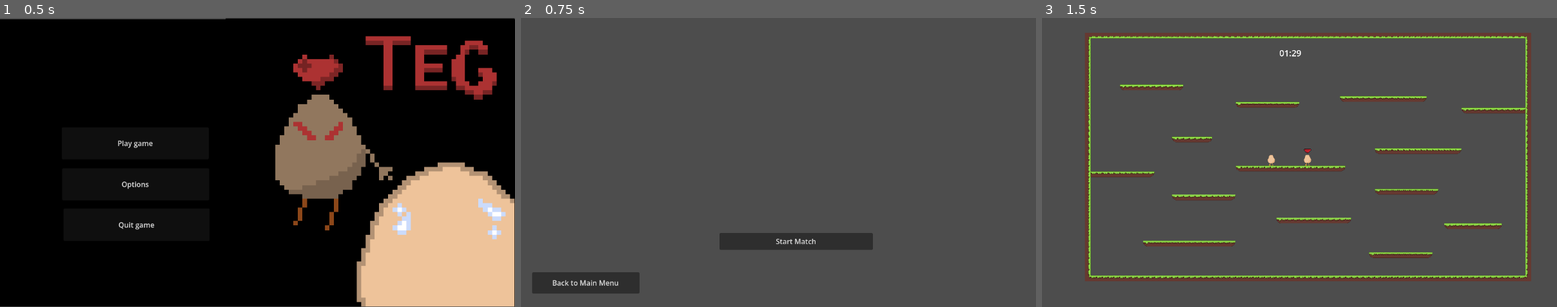
Above: before the commit, frames 1-3 (left to right).
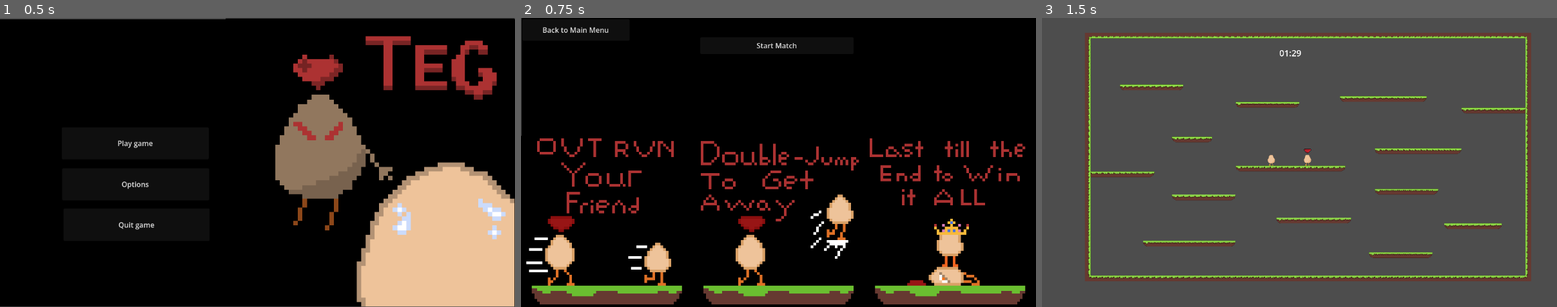
Above: after the commit, the same moments.

Repository: Joseph-R-21139/Teg
Game: Godot game, scene res://Scenes/main_menu.tscn
The game is run twice, just before and just after one commit, with the same random seed, the same clock (stepped at 60 frames per second) and the same inputs.
Inputs:
- Up to frame 1 (0.5 s): no input
- Up to frame 2 (0.75 s): click "Play game" at 0.5 s
- Up to frame 3 (1.5 s): click "Start Match" at 1.25 s

Frame 1 is identical in both runs. In frame 2, 100% of the frame differs, in the area x 0-100%, y 0-100%; in frame 3, nothing differs.

Commit message:
More Visuals added
added new visuals and directions for the game

Diff:
--- a/Scenes/get_ready_screen.tscn
+++ b/Scenes/get_ready_screen.tscn
@@ -1,6 +1,16 @@
 [gd_scene format=3 uid="uid://dc7mfhed4fudo"]
 
 [ext_resource type="Script" uid="uid://c4e8ljwde8e1s" path="res://Scripts/main_menu_buttons.gd" id="1_xjky5"]
+[ext_resource type="Texture2D" uid="uid://bynf58bh1onfo" path="res://Sprites/info_1.png" id="2_joehx"]
+[ext_resource type="Texture2D" uid="uid://b8al27ri83sg4" path="res://Sprites/info_2.png" id="3_m3cuy"]
+[ext_resource type="Texture2D" uid="uid://r0kycwwnbkkh" path="res://Sprites/info_3.png" id="4_fg0kq"]
+
+[sub_resource type="Gradient" id="Gradient_rpnty"]
+
+[sub_resource type="GradientTexture1D" id="GradientTexture1D_uvk7i"]
+gradient = SubResource("Gradient_rpnty")
+
+[sub_resource type="SpriteFrames" id="SpriteFrames_joehx"]
 
 [node name="get_ready_screen" type="Node2D" unique_id=6024457]
 
@@ -8,18 +18,48 @@
 script = ExtResource("1_xjky5")
 
 [node name="start_match" type="Button" parent="BUTTONS" unique_id=1233750812]
-offset_left = 444.0
-offset_top = 482.0
-offset_right = 787.0
-offset_bottom = 520.0
+offset_left = 401.0
+offset_top = 43.0
+offset_right = 744.0
+offset_bottom = 81.0
 text = "Start Match"
 
 [node name="back_to_main" type="Button" parent="BUTTONS" unique_id=2006425807]
-offset_left = 25.0
-offset_top = 570.0
-offset_right = 265.0
-offset_bottom = 618.0
+offset_left = 3.0
+offset_top = 3.0
+offset_right = 243.0
+offset_bottom = 51.0
 text = "Back to Main Menu"
+
+[node name="VISUALS" type="Node2D" parent="." unique_id=372624425]
+
+[node name="Info1" type="Sprite2D" parent="VISUALS" unique_id=2019634376]
+texture_filter = 1
+position = Vector2(192, 456)
+scale = Vector2(6, 6)
+texture = ExtResource("2_joehx")
+
+[node name="Info2" type="Sprite2D" parent="VISUALS" unique_id=211024879]
+texture_filter = 1
+position = Vector2(576, 456)
+scale = Vector2(6, 6)
+texture = ExtResource("3_m3cuy")
+
+[node name="Info3" type="Sprite2D" parent="VISUALS" unique_id=1321160077]
+texture_filter = 1
+position = Vector2(960, 456.00003)
+scale = Vector2(6, 6)
+texture = ExtResource("4_fg0kq")
+
+[node name="backdrop" type="Sprite2D" parent="VISUALS" unique_id=475795646]
+modulate = Color(0, 0, 0, 1)
+z_index = -2
+position = Vector2(577, 323.75)
+scale = Vector2(4.5, 648.5)
+texture = SubResource("GradientTexture1D_uvk7i")
+
+[node name="eggs" type="AnimatedSprite2D" parent="VISUALS" unique_id=440184753]
+sprite_frames = SubResource("SpriteFrames_joehx")
 
 [connection signal="pressed" from="BUTTONS/start_match" to="BUTTONS" method="_on_start_match_pressed"]
 [connection signal="pressed" from="BUTTONS/back_to_main" to="BUTTONS" method="_on_back_to_main_pressed"]
Binary file added: Sprites/info_1.png
Not shown, added: Sprites/info_1.png.import
Binary file added: Sprites/info_2.png
Not shown, added: Sprites/info_2.png.import
Binary file added: Sprites/info_3.png
Not shown, added: Sprites/info_3.png.import
